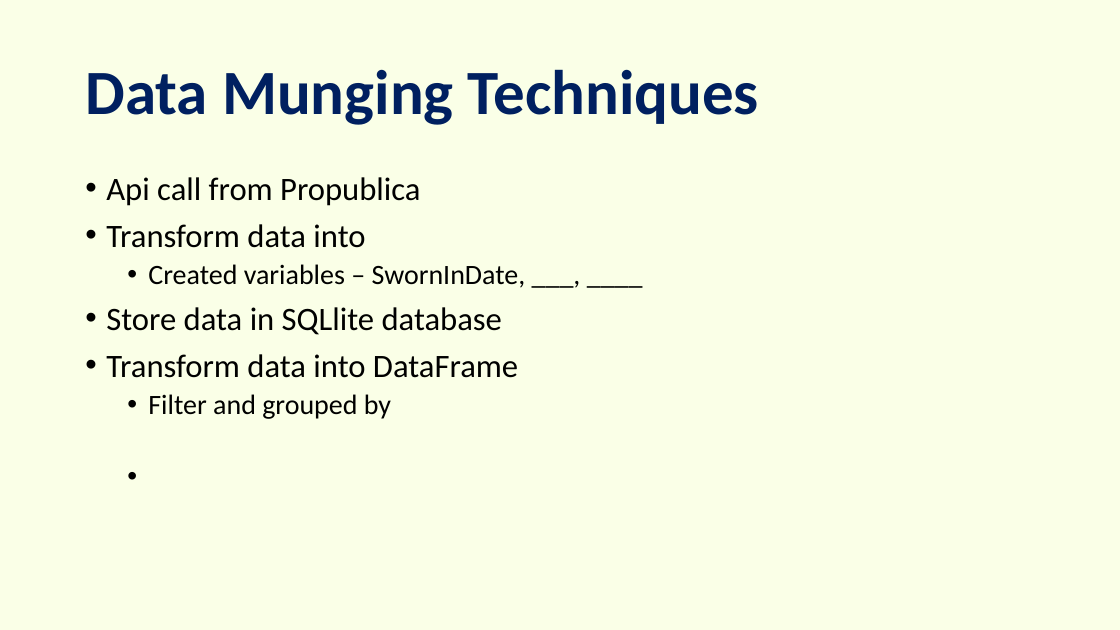
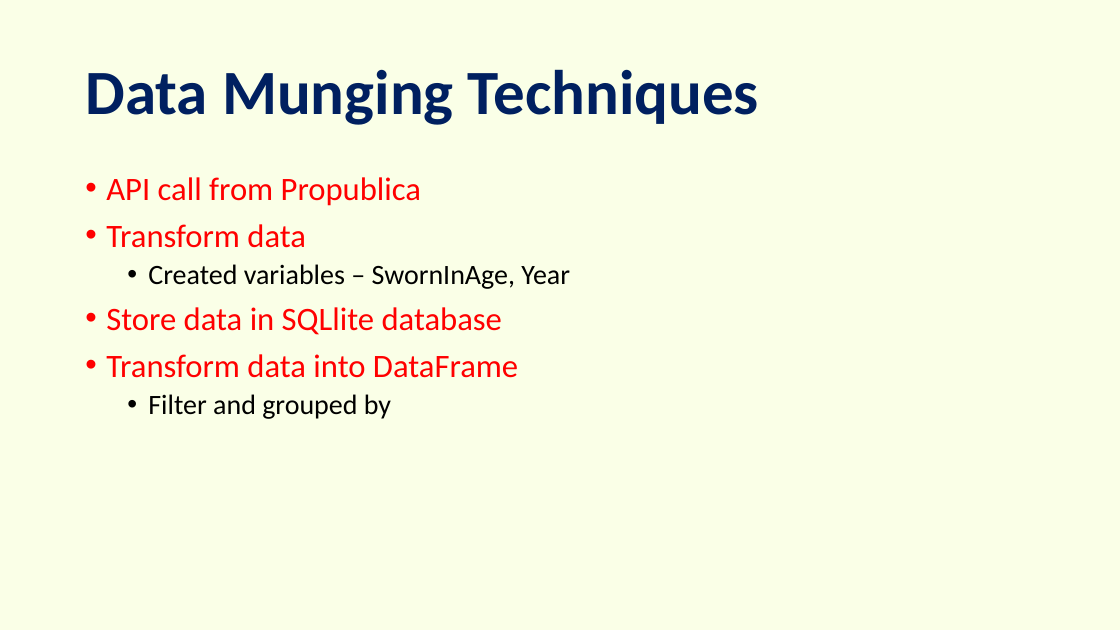
Before and after one commit to peterjorphan/Project-2-Congress, a slide deck: slide 3 of project/Congress.pptx. Drawn at 1120x630 pixels with LibreOffice and Linux fonts; fonts in the diff are those of the drawing. Boxes give left, top, right and bottom in pixels: in the first picture for what was removed or moved away, otherwise in the second. Text is boxed around its words. In the diff, an @@ line names an element or a change of style, - is before the commit and + after.

```diff
--- a/project/Congress.pptx
+++ b/project/Congress.pptx
@@ text at [106,177,570,289]: text changed; text colour #000000 to #FF0000 @@
-• Api call from Propublica
-• Transform data into
-  • Created variables – SwornInDate, ___, ____
+• API call from Propublica
+• Transform data
+  • Created variables – SwornInAge, Year
@@ text at [106,307,518,378]: text colour #000000 to #FF0000 in "Store data in SQLlite database", "Transform data into DataFrame" @@
```
Also in this commit, not shown: 8 other slides changed.
